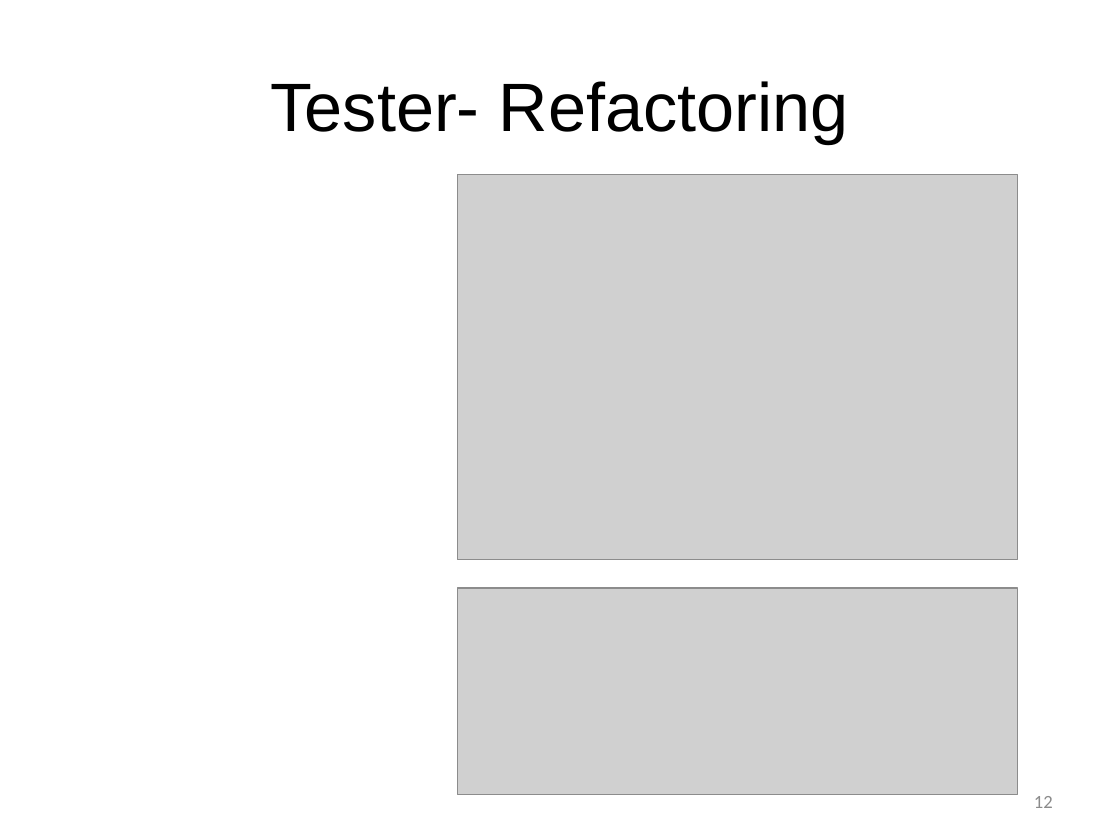
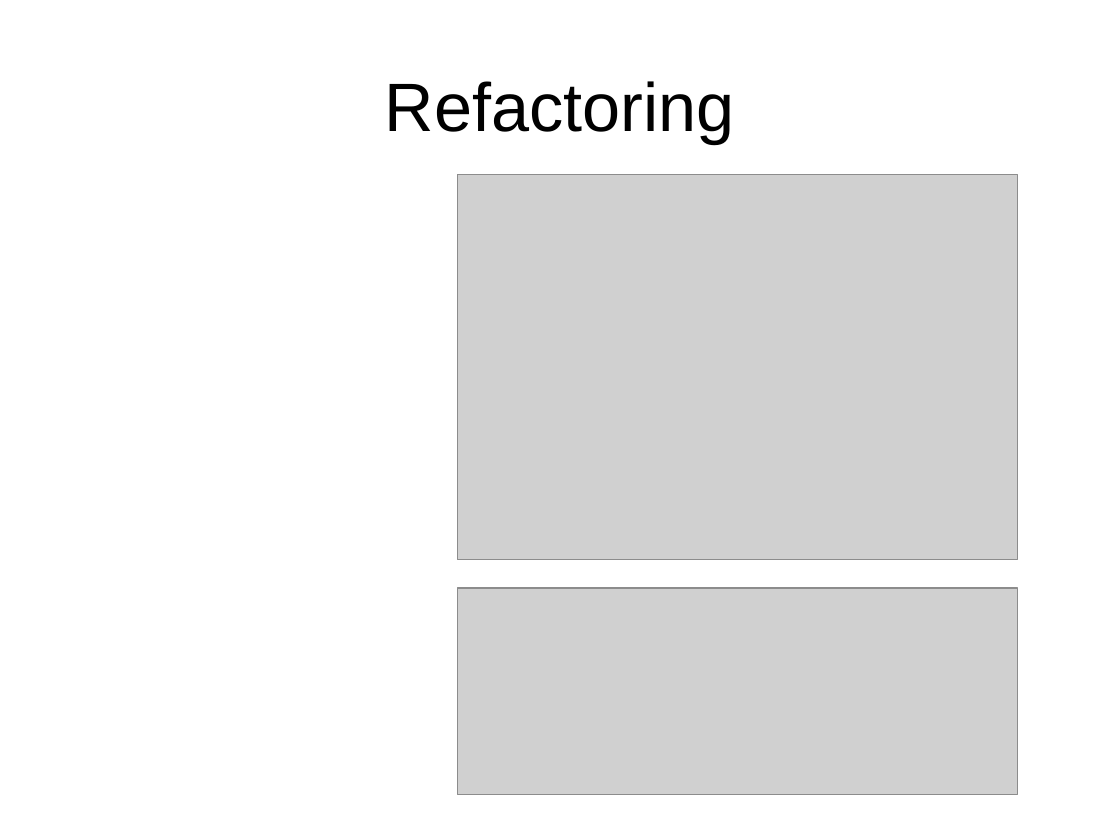
Before and after one commit to msuarz/portfolio, a slide deck: slide 12 of agile2011/presentation.pptx. Drawn at 1120x840 pixels with LibreOffice and Linux fonts; fonts in the diff are those of the drawing; grey boxes stand for pictures; background and template pictures are left out. Boxes give left, top, right and bottom in pixels: in the first picture for what was removed or moved away, otherwise in the second. Text is boxed around its words. In the diff, an @@ line names an element or a change of style, - is before the commit and + after.

```diff
--- a/agile2011/presentation.pptx
+++ b/agile2011/presentation.pptx
@@ title at box(385, 81, 735, 143): text changed @@
-Tester- Refactoring
+Refactoring
@@ page number removed at box(1034, 796, 1053, 808) @@
-12
```
Also in this commit, not shown: 4 other slides changed, 16 slides added, 15 slides removed, 1 other file.
